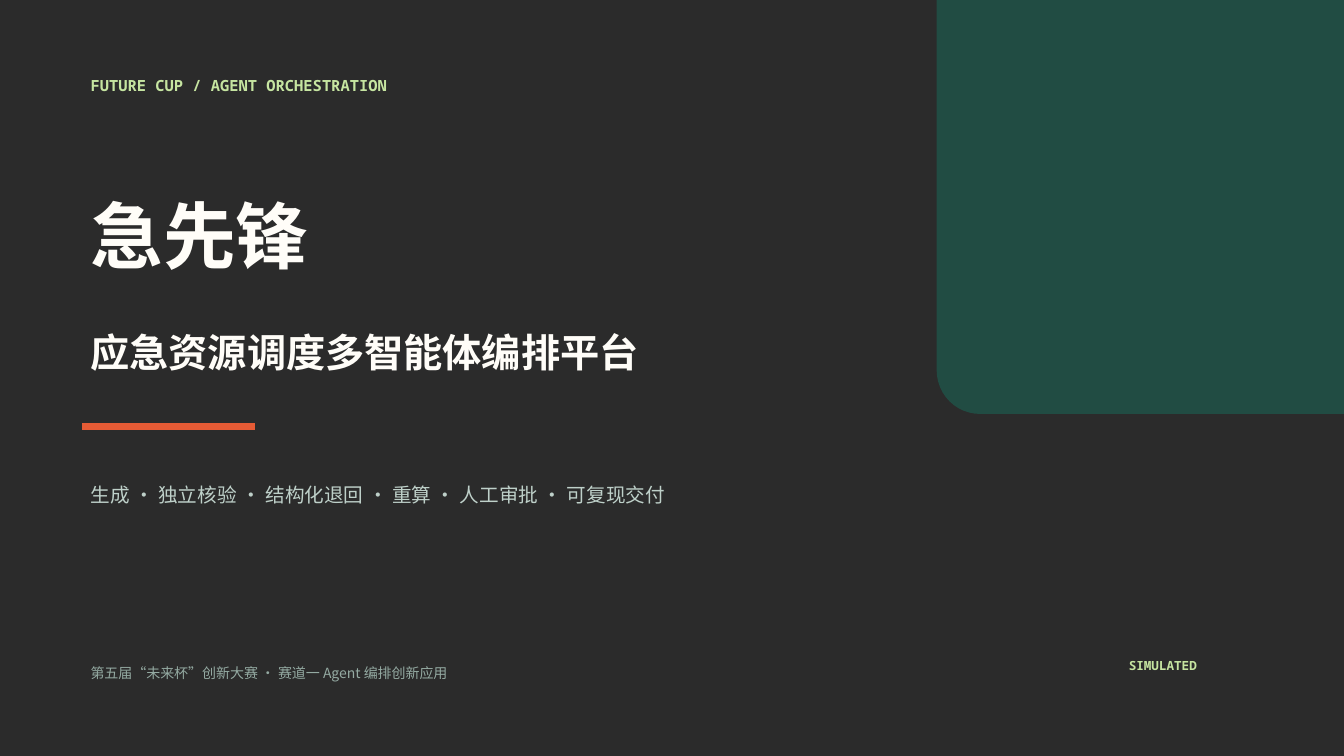
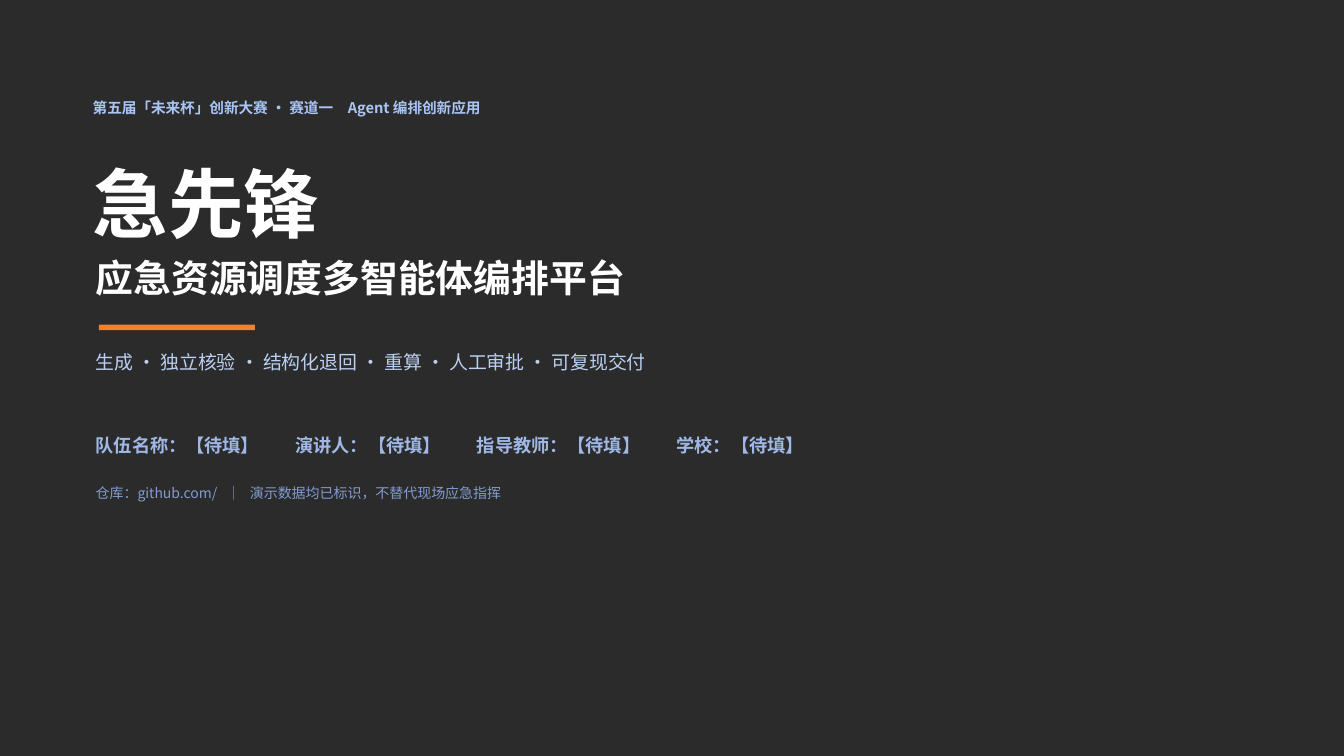
Before and after one commit to Jtyang123/jixianfeng, a slide deck: slide 1 of docs/急先锋_项目讲解PPT.pptx. Drawn at 1344x756 pixels with LibreOffice and Linux fonts; fonts in the diff are those of the drawing; background and template pictures are left out; a plain dark background stands for a picture behind light text. Boxes give left, top, right and bottom in pixels: in the first picture for what was removed or moved away, otherwise in the second. Text is boxed around its words. In the diff, an @@ line names an element or a change of style, - is before the commit and + after.

Commit message:
feat: rebuild deck on official competition template
- add tools/build_ppt.py: 16 slides (14 content pages) reusing the
  2026 Future Cup template layouts, covers, section art and blue/white palette
- restructure chapters to the submission-required outline:
  project overview / solution / outcomes / business model / team
  (business model and team chapters were previously missing)
- add page_foot/picture trim helpers so screenshots drop tool borders
- retire the legacy beige deck builder; HTML pipeline unchanged
- sync page counts across README, submission checklist and scoring map

```diff
--- a/docs/急先锋_项目讲解PPT.pptx
+++ b/docs/急先锋_项目讲解PPT.pptx
@@ rounded rectangle removed at (938,0,1344,413) @@
@@ text removed at (91,80,386,91) @@
-FUTURE CUP / AGENT ORCHESTRATION
@@ text at (93,100,481,117): text changed; size 10 to 10.5 pt; text colour #94AAA2 to #A9C4F5; bold on @@
-第五届“未来杯”创新大赛 · 赛道一 Agent 编排创新应用
+第五届「未来杯」创新大赛 · 赛道一 Agent 编排创新应用
@@ text "第五届「未来杯」创新大赛 · 赛道一 Agent 编排创新应用" at (93,100,481,117): vertical alignment middle to top @@
@@ text "急先锋": place and size @@
-text "急先锋" at (91,201,309,270)
+text "急先锋" at (93,167,320,239)
@@ text "急先锋" at (93,167,320,239): size 52 to 54 pt, text colour #FFFDF8 to #FFFFFF; line spacing 1 to 1.15; vertical alignment middle to top @@
@@ text "应急资源调度多智能体编排平台": place and size @@
-text "应急资源调度多智能体编排平台" at (91,333,639,371)
+text "应急资源调度多智能体编排平台" at (96,259,625,296)
@@ text "应急资源调度多智能体编排平台" at (96,259,625,296): size 28 to 27 pt, text colour #FFFDF8 to #FFFFFF; line spacing 1 to 1.15; vertical alignment middle to top @@
@@ rectangle: place and size @@
-rectangle at (83,423,254,430)
+rectangle at (99,325,255,331)
@@ rectangle at (99,325,255,331): fill #E65B35 to #EE822F; outline #E65B35 1 pt to none @@
@@ text "生成 · 独立核验 · 结构化退回 ...": place and size @@
-text "生成 · 独立核验 · 结构化退回 ..." at (91,485,665,504)
+text "生成 · 独立核验 · 结构化退回 ..." at (96,353,646,371)
@@ text "生成 · 独立核验 · 结构化退回 ..." at (96,353,646,371): size 14 to 13.5 pt, text colour #BED0C9 to #BBCFF0; line spacing 1 to 1.15; vertical alignment middle to top @@
@@ text added at (96,436,804,454), 13 pt, text #9FB8E6, bold @@
+队伍名称：【待填】 演讲人：【待填】 指导教师：【待填】 学校：【待填】
@@ text added at (96,486,501,502), 10 pt, text #829CCE @@
+仓库：github.com/ ｜ 演示数据均已标识，不替代现场应急指挥
@@ text removed at (1129,661,1197,670) @@
-SIMULATED
```
Also in this commit, not shown: 9 other slides changed, 6 slides added, 5 slides removed, 6 other files.
